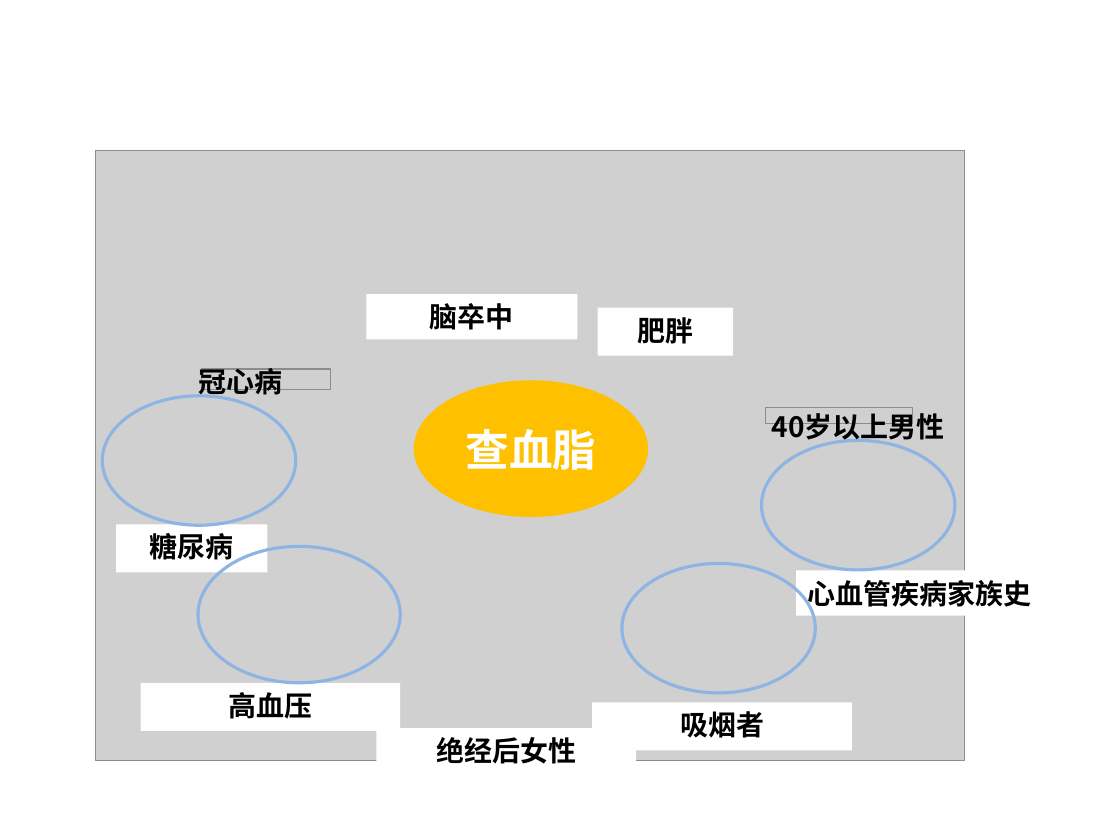
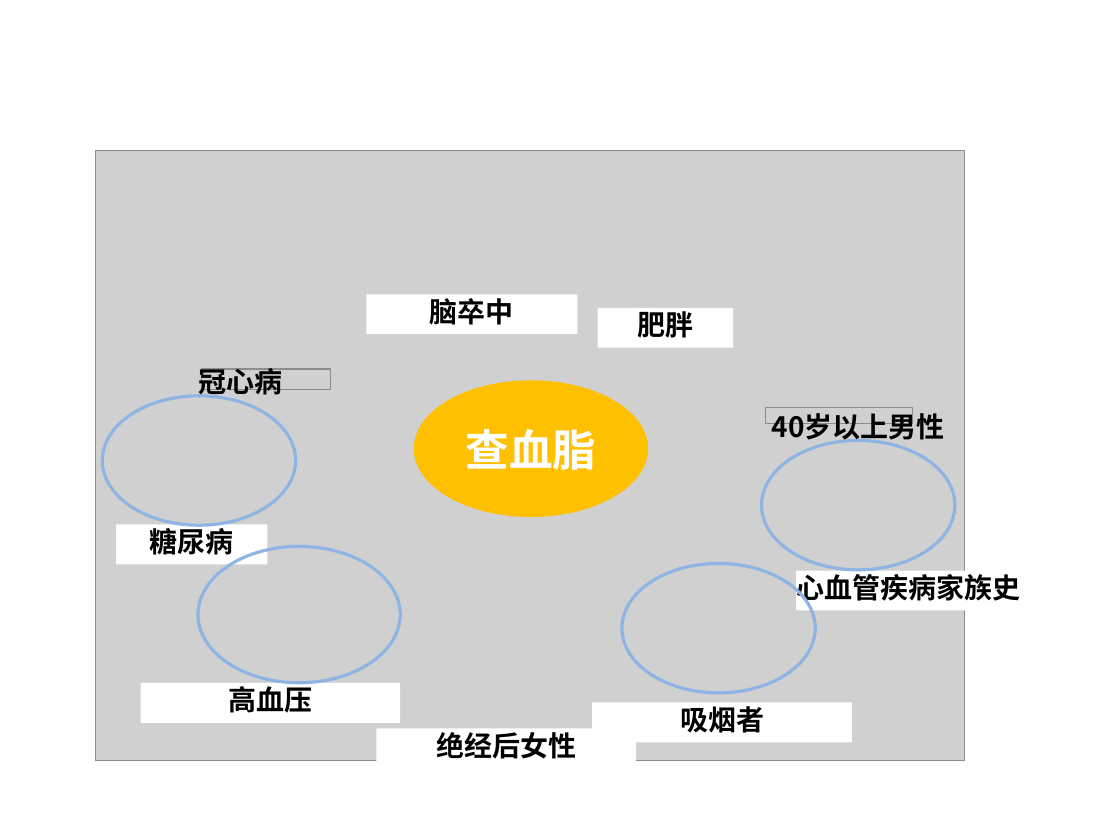
Before and after one commit to 25mi/Public-Share-Resoures, a slide deck: slide 19 of feedback/2.如何看懂血脂化验单.pptx. Drawn at 1120x840 pixels with LibreOffice and Linux fonts; fonts in the diff are those of the drawing; grey boxes stand for pictures; background and template pictures are left out. Boxes give left, top, right and bottom in pixels: in the first picture for what was removed or moved away, otherwise in the second. Text is boxed around its words. In the diff, an @@ line names an element or a change of style, - is before the commit and + after.

```diff
--- a/feedback/2.如何看懂血脂化验单.pptx
+++ b/feedback/2.如何看懂血脂化验单.pptx
@@ rectangle "脑卒中": place and size @@
-rectangle "脑卒中" at (366,295,577,339)
+rectangle "脑卒中" at (366,295,577,335)
@@ rectangle "肥胖": place and size @@
-rectangle "肥胖" at (598,308,734,356)
+rectangle "肥胖" at (598,308,734,348)
@@ rectangle "糖尿病": place and size @@
-rectangle "糖尿病" at (116,524,268,572)
+rectangle "糖尿病" at (116,524,268,564)
@@ ellipse removed at (198,547,401,683) @@
@@ freeform shape added at (198,547,401,683), outline #8EB4E3 2 pt @@
@@ ellipse removed at (622,563,815,693) @@
@@ freeform shape added at (622,563,815,693), outline #8EB4E3 2 pt @@
@@ rectangle "心血管疾病家族史": place and size @@
-rectangle "心血管疾病家族史" at (796,570,1053,615)
+rectangle "心血管疾病家族史" at (796,570,1053,610)
@@ rectangle "高血压": place and size @@
-rectangle "高血压" at (141,683,401,731)
+rectangle "高血压" at (141,683,401,724)
@@ rectangle "吸烟者": place and size @@
-rectangle "吸烟者" at (592,702,852,750)
+rectangle "吸烟者" at (592,702,852,743)
@@ rectangle "绝经后女性": place and size @@
-rectangle "绝经后女性" at (376,728,636,776)
+rectangle "绝经后女性" at (376,728,636,768)
```
Also in this commit, not shown: 20 other slides changed, 10 other files.
